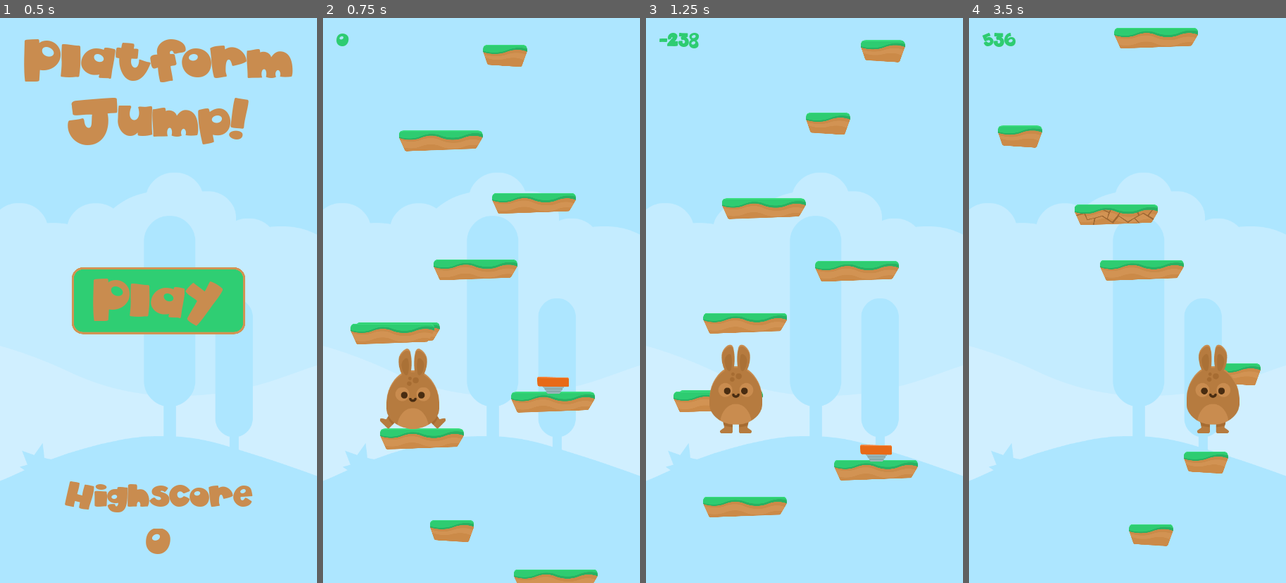
Above: before the commit, frames 1-4 (left to right).
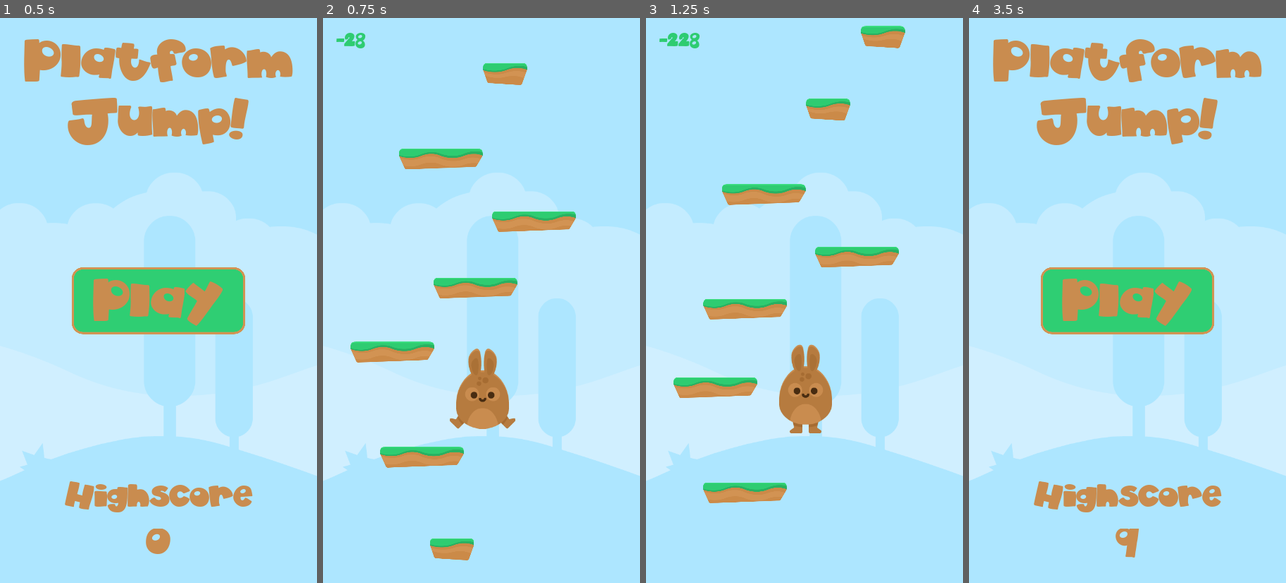
Above: after the commit, the same moments.

Repository: avodhel/Godot-Learn-Projects
Game: Godot game, scene res://Scenes/Menu.tscn
Same seed, same stepped clock (60 frames per second), same inputs: the game is played once before the commit and once after it.
Inputs:
- Up to frame 1 (0.5 s): no input
- Up to frame 2 (0.75 s): click "Play" at 0.5 s
- Up to frame 3 (1.25 s): no input
- Up to frame 4 (3.5 s): tap Enter (ui_accept) at 1.25, 1.52, 2.27 s; hold Right (ui_right) 1.28-2.03 s; hold Left (ui_left) 2.03-2.78 s; hold Right (ui_right) from 2.78 s (still down)

Frame 1 is identical in both runs. In frame 2, 16% of the frame differs, in the area x 4-87%, y 2-100%; in frame 3, 13%; in frame 4, 20%, in the area x 4-93%, y 1-96%.

Commit message:
Platform Jump v0.17(removing platforms when they go off the screen)

Diff:
--- a/Platform Jump/Scenes/Game.tscn
+++ b/Platform Jump/Scenes/Game.tscn
@@ -17,23 +17,11 @@
 platforms = [ ExtResource( 2 ), ExtResource( 3 ) ]
 special_platforms = [ ExtResource( 4 ), ExtResource( 5 ) ]
 
+[node name="Player" parent="." instance=ExtResource( 6 )]
+position = Vector2( 362.46, 546.709 )
+
 [node name="GrassPlatform" parent="." instance=ExtResource( 2 )]
-position = Vector2( 500.721, 1159.08 )
-
-[node name="GrassPlatform2" parent="." instance=ExtResource( 2 )]
-position = Vector2( 228.724, 945.806 )
-
-[node name="GrassPlatform3" parent="." instance=ExtResource( 2 )]
-position = Vector2( 528.539, 720.173 )
-
-[node name="GrassPlatform5" parent="." instance=ExtResource( 2 )]
-position = Vector2( 522.357, 318.359 )
-
-[node name="GrassPlatform6" parent="." instance=ExtResource( 2 )]
-position = Vector2( 169.998, 160.725 )
-
-[node name="Player" parent="." instance=ExtResource( 6 )]
-position = Vector2( 204.055, 486.142 )
+position = Vector2( 354.082, 913.16 )
 
 [node name="UI" type="CanvasLayer" parent="."]
 editor/display_folded = true
--- a/Platform Jump/Scenes/GrassPlatform.tscn
+++ b/Platform Jump/Scenes/GrassPlatform.tscn
@@ -12,3 +12,7 @@
 
 [node name="CollisionPolygon2D" type="CollisionPolygon2D" parent="."]
 polygon = PoolVector2Array( -175.475, -47.7172, 175.832, -46.4725, 187.565, -39.2525, 190.272, -17.5925, 160.49, 32.9475, -157.19, 47.3875, -191.485, -13.08, -187.875, -40.155 )
+
+[node name="VisibilityNotifier2D" type="VisibilityNotifier2D" parent="."]
+
+[connection signal="screen_exited" from="VisibilityNotifier2D" to="." method="_on_VisibilityNotifier2D_screen_exited"]
--- a/Platform Jump/Scenes/GrassPlatformBreak.tscn
+++ b/Platform Jump/Scenes/GrassPlatformBreak.tscn
@@ -30,3 +30,7 @@
 
 [node name="BreakAudio" type="AudioStreamPlayer2D" parent="."]
 stream = ExtResource( 4 )
+
+[node name="VisibilityNotifier2D" type="VisibilityNotifier2D" parent="."]
+
+[connection signal="screen_exited" from="VisibilityNotifier2D" to="." method="_on_VisibilityNotifier2D_screen_exited"]
--- a/Platform Jump/Scenes/GrassPlatformSmall.tscn
+++ b/Platform Jump/Scenes/GrassPlatformSmall.tscn
@@ -12,3 +12,7 @@
 
 [node name="CollisionPolygon2D" type="CollisionPolygon2D" parent="."]
 polygon = PoolVector2Array( -84.9933, -49.4328, 88.8228, -49.4328, 96.1204, -43.462, 100.101, -36.8278, 100.101, -19.5789, 76.8813, 46.7632, 68.9202, 50.7437, -71.0615, 41.4558, -81.0128, 37.4753, -99.5886, -20.2423, -98.2617, -42.1351 )
+
+[node name="VisibilityNotifier2D" type="VisibilityNotifier2D" parent="."]
+
+[connection signal="screen_exited" from="VisibilityNotifier2D" to="." method="_on_VisibilityNotifier2D_screen_exited"]
--- a/Platform Jump/Scenes/MovingGrassPlatform.tscn
+++ b/Platform Jump/Scenes/MovingGrassPlatform.tscn
@@ -13,8 +13,12 @@
 script = ExtResource( 1 )
 
 [node name="PathFollow" type="PathFollow2D" parent="."]
-position = Vector2( 0.294231, -2.42019 )
+position = Vector2( 0.29405, -2.42016 )
 offset = 231.272
 rotate = false
 
 [node name="Platform" parent="PathFollow" instance=ExtResource( 2 )]
+
+[node name="VisibilityNotifier2D" type="VisibilityNotifier2D" parent="."]
+
+[connection signal="screen_exited" from="VisibilityNotifier2D" to="." method="_on_VisibilityNotifier2D_screen_exited"]
--- a/Platform Jump/Scripts/GrassPlatformBreak.gd
+++ b/Platform Jump/Scripts/GrassPlatformBreak.gd
@@ -19,3 +19,6 @@
 			collision.queue_free()
 			particles.emitting = true
 			break_audio.play()
+
+func _on_VisibilityNotifier2D_screen_exited():
+	queue_free()
--- a/Platform Jump/Scripts/MovingPlatform.gd
+++ b/Platform Jump/Scripts/MovingPlatform.gd
@@ -19,3 +19,6 @@
 		direction = -1
 	elif direction < 0 and path_follow.unit_offset < 0.01: #if moving left
 		direction = 1
+
+func _on_VisibilityNotifier2D_screen_exited():
+	queue_free()
--- a/Platform Jump/Scripts/NormalPlatform.gd
+++ b/Platform Jump/Scripts/NormalPlatform.gd
@@ -24,3 +24,6 @@
 	if body.name == "Player":
 		if body.position.y < position.y:
 			body.jump()
+
+func _on_VisibilityNotifier2D_screen_exited():
+	queue_free()
--- a/Platform Jump/Scripts/Spring.gd
+++ b/Platform Jump/Scripts/Spring.gd
@@ -11,9 +11,6 @@
 	height = animation.frames.get_frame("idle", 0).get_height()
 	connect("body_entered", self, "_on_body_entered")
 
-func _process(delta):
-	pass
-
 func _on_body_entered(body):
 	if body.name == "Player" and body.position.y < position.y and !body.jumping:
 		body.add_impulse(impulse)
